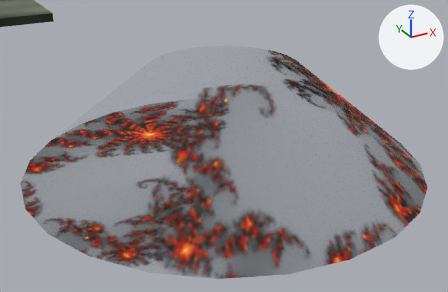
An edit to the FBX model Games/BenzoBonanza/Assets/Models/Level3/Level3.FBX, drawn before and after from the same camera.
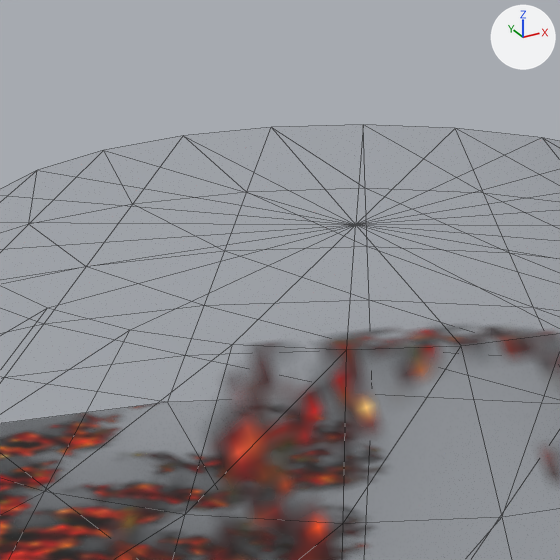
There are two pictures of each version: one from a 50 mm lens placed at (800.4, -326.1, 254.5), pointed at (935.3, -80.9, 131.9), one close up on the part from 35% to 59% of the width and 7% to 44% of the height. Arrows for +X, +Y and +Z are at upper right; the lights stay in place. The close-ups show mesh edges as thin lines. Objects named as collision shapes, trigger or cutter boxes, shadow casters or lower levels of detail are left out. Where no turn or scale is listed for an object, it has been applied to the vertices.
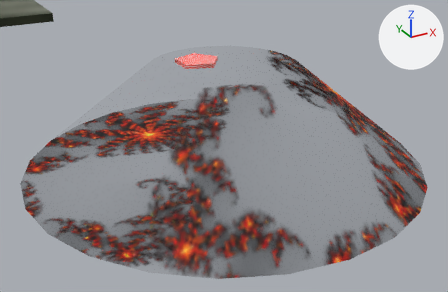
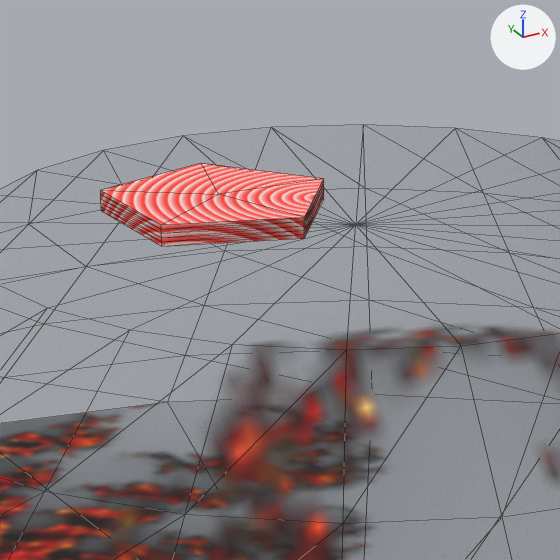
Diff of the bpy script that builds the scene:
```diff
--- a/Games/BenzoBonanza/Assets/Models/Level3/Level3.FBX.py
+++ b/Games/BenzoBonanza/Assets/Models/Level3/Level3.FBX.py
@@ me_mesh_025 @@
+me_mesh_025.from_pydata(...)  # 32 vertices, 60 faces; spans x -9.2..11.3, y -10.8..10.8, z 0.0..2.0
+me_mesh_025.materials.append(mat_material__98)  # picture img_spiral_png
@@ ob_cylinder004 @@
+ob_cylinder004 = bpy.data.objects.new('Cylinder004', me_mesh_025)
+ob_cylinder004.location = (931.6, -60.4, 169.1)
```

Pixel boxes [x1, y1, x2, y2] of what changed, in the close-ups (560 x 560 px):
'Cylinder004', added (pink): after [101, 163, 324, 246]
